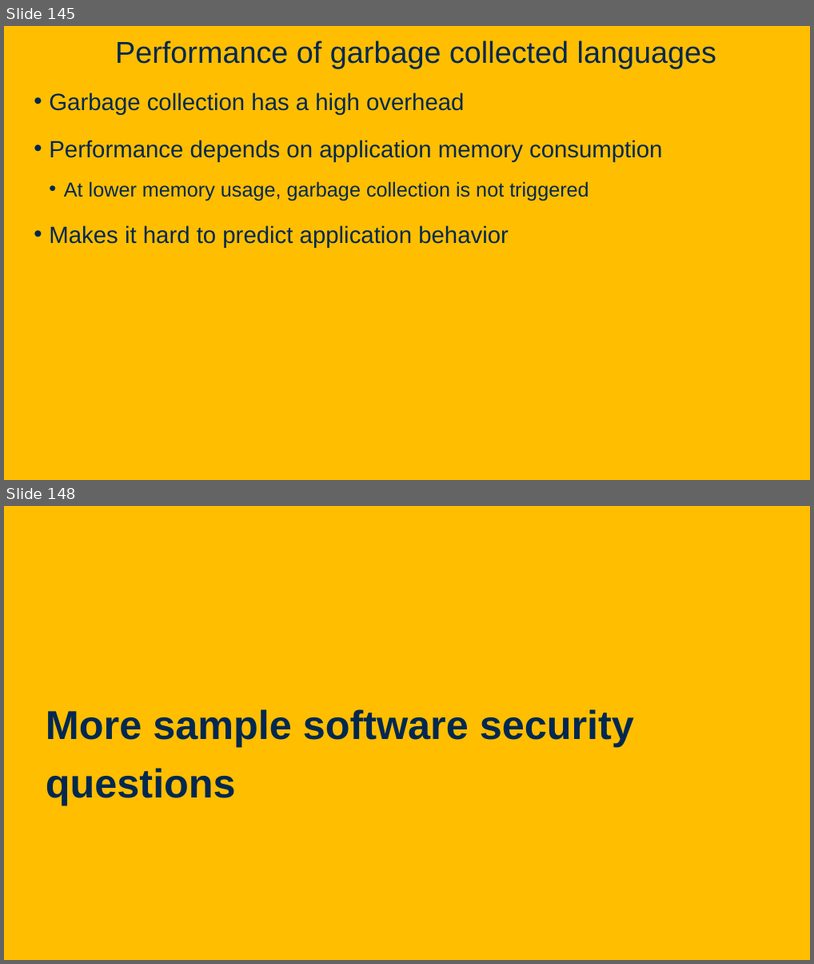
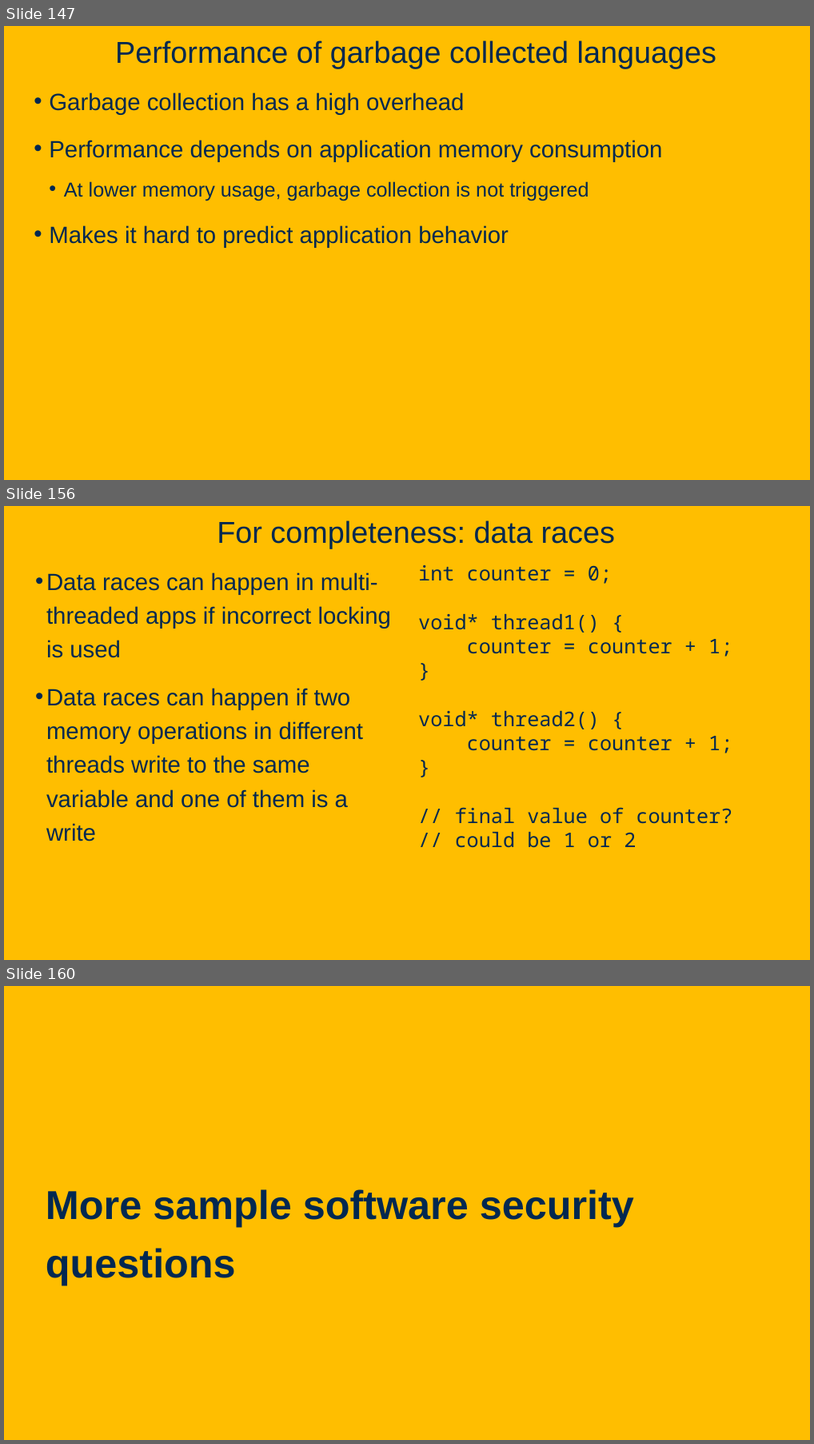
Before and after one commit to davsec-teaching/ecs160-f25, a slide deck: slides/9_software_security.pptx. Shown one above the other, each under a label of ours: slides 145 and 148 before the commit, slides 147, 156 and 160 after it; the slides between them are not shown. The pictures are 814x964 and 814x1444 pixels, drawn with LibreOffice and Linux fonts; fonts in the diff are those of the drawing; background and template pictures are left out. Boxes give left, top, right and bottom in pixels: in the first picture for what was removed or moved away, otherwise in the second. Text is boxed around its words. In the diff, an @@ line names an element or a change of style, - is before the commit and + after.

```diff
--- a/slides/9_software_security.pptx
+++ b/slides/9_software_security.pptx
@@ slide 156 added at [4,506,810,960], background picture (left out) @@
@@ title added at [217,520,615,548], 36 pt, text #022850 @@
+For completeness: data races
@@ text added at [46,572,391,841], 28 pt, text #022850 @@
+• Data races can happen in multi-threaded apps if incorrect locking is used
+• Data races can happen if two memory operations in different threads write to the same variable and one of them is a write
@@ text added at [418,565,733,848], 24 pt, text #022850 @@
+int counter = 0;
+void* thread1() {
+counter = counter + 1;
+}
+void* thread2() {
+counter = counter + 1;
+}
+// final value of counter?
+// could be 1 or 2
@@ what was slide 145 is now slide 147 @@
@@ what was slide 148 is now slide 160 @@
```
Also in this commit, not shown: 1 slide changed, 12 other slides added, 1 slide removed.
